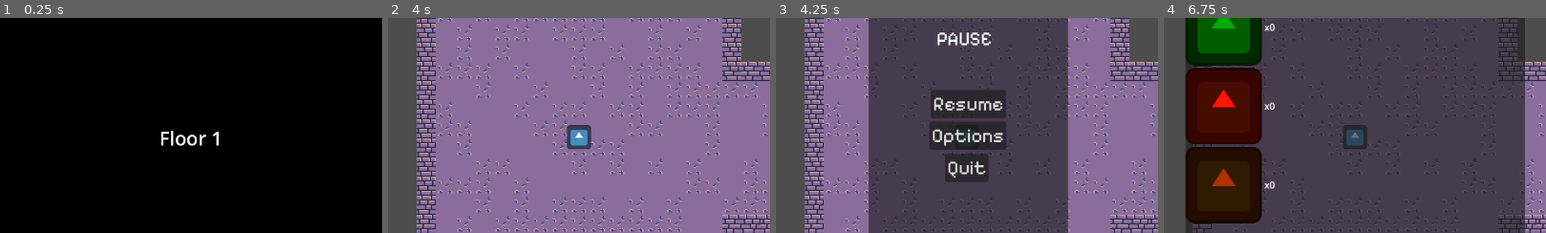
Above: before the commit, frames 1-4 (left to right).
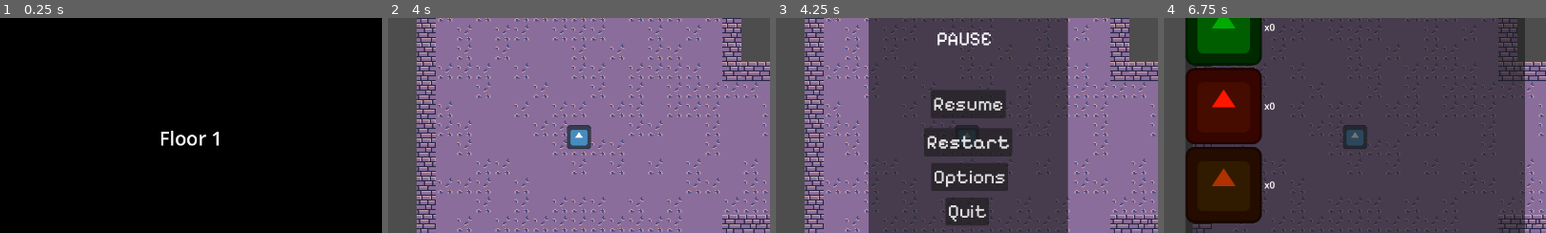
Above: after the commit, the same moments.

Repository: chabsseu/Stauffs-and-Magic
Game: Godot game, scene res://Scenes/Map/dungeon_generation.tscn
Same seed, same stepped clock (60 frames per second), same inputs: the game is played once before the commit and once after it. This scene is started directly instead of the project's main scene. The engine's default icon, where the game draws it, is replaced by a stand-in: a white triangle on a blue panel in a dark square.
Inputs (mouse positions are % of the whole screen's width and height, from its top left):
- Up to frame 1 (0.25 s): no input
- Up to frame 2 (4 s): tap Enter at 0.5, 2.75 s; move the mouse to (72, 45) at 0.52 s; tap A (A) at 0.6, 1.55, 2.1, 3.05 s; tap S (S) at 0.8, 1.35, 2.3, 3.6 s; move the mouse to (30, 55) at 1.27 s; tap Space at 2, 3.5 s; move the mouse to (60, 28) at 2.02 s; move the mouse to (45, 70) at 2.77 s; tap D (D) at 2.85 s; move the mouse to (80, 65) at 3.52 s
- Up to frame 3 (4.25 s): tap Escape (pause) at 4.15 s
- Up to frame 4 (6.75 s): click "Resume" at 4.25 s; tap Enter at 5 s; move the mouse to (20, 35) at 5.02 s; tap W (W) at 5.1 s; tap A (A) at 5.3 s; tap Space at 5.75 s; move the mouse to (55, 50) at 5.77 s; press the mouse at (55, 50) at 5.78 s; tap S (S) at 6.05 s; move the mouse to (35, 25) at 6.52 s; release the mouse at (35, 25) at 6.53 s; tap Tab (ingredient_bag) at 6.6 s
The pictures show only the part of the screen within x 25-75%, y 22-72%; the shares and areas given below are measured in that part.

Frames 1-2 are identical in both runs. In frame 3, 5.9% of the frame differs, in the area x 38-62%, y 48-97%; in frame 4, nothing differs.
Error in both runs: Out of bounds get index '0' (on base: 'Array') (res://Scripts/Player/player.gd:293)

Commit message:
added a restart in the pause menu

Diff:
--- a/Scenes/UI/pause_menu.tscn
+++ b/Scenes/UI/pause_menu.tscn
@@ -2,6 +2,7 @@
 
 [ext_resource type="Script" uid="uid://6t3nd3pxhllb" path="res://Scripts/UI/pause_menu.gd" id="1_8rf44"]
 [ext_resource type="FontFile" uid="uid://d2oxg5erodfuh" path="res://Assets/Fonts/Title Screen Font/Pixelify_Sans/PixelifySans-VariableFont_wght.ttf" id="1_rrvs5"]
+[ext_resource type="FontFile" uid="uid://c64f3twqamdlq" path="res://Assets/Fonts/Title Screen Font/Pixelify_Sans/static/PixelifySans-Medium.ttf" id="3_r2i2h"]
 
 [node name="PauseMenu" type="Control" unique_id=513293175]
 process_mode = 3
@@ -30,21 +31,31 @@
 
 [node name="options" type="Button" parent="Panel" unique_id=1851132794]
 layout_mode = 0
-offset_left = 102.0
-offset_top = 184.0
-offset_right = 231.0
-offset_bottom = 231.0
+offset_left = 105.0
+offset_top = 253.0
+offset_right = 234.0
+offset_bottom = 300.0
 theme_override_fonts/font = ExtResource("1_rrvs5")
 theme_override_font_sizes/font_size = 32
 text = "Options
 "
 
+[node name="restart" type="Button" parent="Panel" unique_id=1059755841]
+layout_mode = 0
+offset_left = 93.0
+offset_top = 195.0
+offset_right = 241.0
+offset_bottom = 242.0
+theme_override_fonts/font = ExtResource("3_r2i2h")
+theme_override_font_sizes/font_size = 32
+text = "Restart"
+
 [node name="quit" type="Button" parent="Panel" unique_id=1195107777]
 layout_mode = 0
-offset_left = 128.0
-offset_top = 238.0
-offset_right = 201.0
-offset_bottom = 285.0
+offset_left = 129.0
+offset_top = 311.0
+offset_right = 202.0
+offset_bottom = 358.0
 theme_override_fonts/font = ExtResource("1_rrvs5")
 theme_override_font_sizes/font_size = 32
 text = "Quit
@@ -62,4 +73,5 @@
 
 [connection signal="pressed" from="Panel/resume" to="." method="_on_resume_pressed"]
 [connection signal="pressed" from="Panel/options" to="." method="_on_options_pressed"]
+[connection signal="pressed" from="Panel/restart" to="." method="_on_restart_pressed"]
 [connection signal="pressed" from="Panel/quit" to="." method="_on_quit_pressed"]
--- a/Scripts/UI/pause_menu.gd
+++ b/Scripts/UI/pause_menu.gd
@@ -1,28 +1,32 @@
 extends Control
 
 func _ready():
-    # Hide pause menu at start
-    hide()
+	# Hide pause menu at start
+	hide()
 
 func _input(event):
-    if event.is_action_pressed("pause"):  # ESC key
-        toggle_pause()
+	if event.is_action_pressed("pause"):  # ESC key
+		toggle_pause()
 
 func toggle_pause():
-    if visible:
-        hide()
-        get_tree().paused = false
-    else:
-        show()
-        get_tree().paused = true
+	if visible:
+		hide()
+		get_tree().paused = false
+	else:
+		show()
+		get_tree().paused = true
 
 func _on_resume_pressed():
-    hide()
-    get_tree().paused = false
+	hide()
+	get_tree().paused = false
 
 func _on_options_pressed():
-    pass  # add options later
+	pass  # add options later
+
+func _on_restart_pressed():
+	get_tree().paused    = false
+	get_tree().reload_current_scene()
 
 func _on_quit_pressed():
-    get_tree().paused = false
-    get_tree().change_scene_to_file("res://Scenes/UI/title_screen.tscn")
+	get_tree().paused = false
+	get_tree().change_scene_to_file("res://Scenes/UI/title_screen.tscn")
